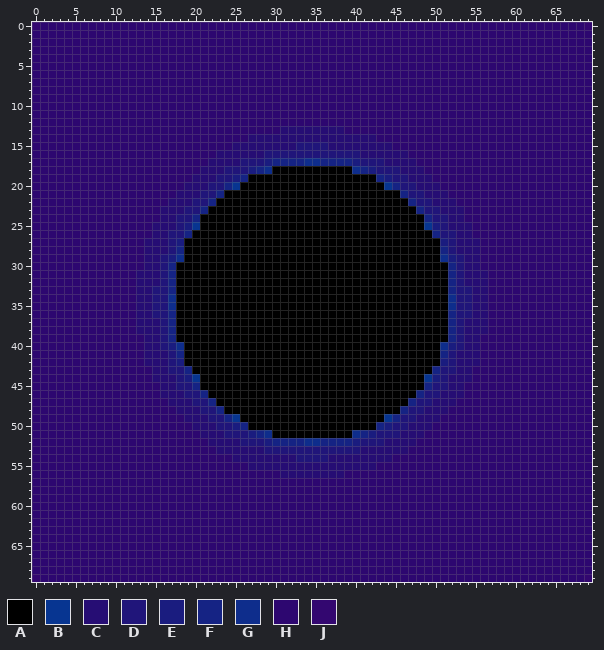
A sprite sheet gets an edit: set2.png. Above: the version before the commit.
The file is 70x70 pixels. Colours within 5 levels of each other are drawn and written as one.
Palette (. is transparent): A #000000  B #073591  C #260d74  D #20157a  E #1a1c7f  F #152384  G #0e2d8c  H #2d0770  J #330770
Once edited:
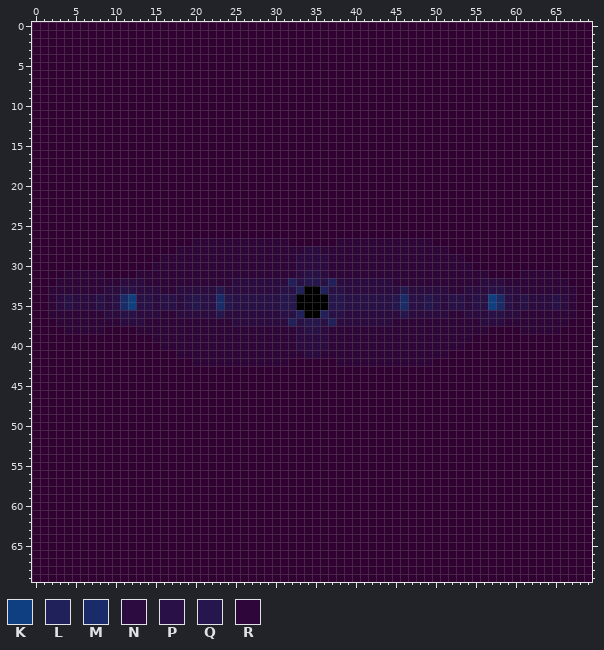
Colours new in this view: K #0f3e81  L #20205b  M #192b69  N #2c0b40  P #291047  Q #26164e  R #2f0639
Diff:
colour H: #2d0770 -> #320133
Changed rows in their new state; - is a pixel that keeps its letter.
first column x 0:
 0 H--------------------------------------------------------------------H
first column x 2:
13 -----------------------------HHHHHHHH-----------------------------
14 -------------------------HHHHHHHHHHHHHHHH-------------------------
15 -----------------------HHHHHHHHHHHHHHHHHHHH-----------------------
16 ---------------------HHHHHHHHHHHHHHHHHHHHHHHH---------------------
17 --------------------HHHHHHHHHHHHHHHHHHHHHHHHHH--------------------
18 -------------------HHHHHHHHHHHHHHHHHHHHHHHHHHHH-------------------
19 ------------------HHHHHHHHHHHHHHHHHHHHHHHHHHHHHH------------------
20 -----------------HHHHHHHHHHHHHHHHHHHHHHHHHHHHHHHH-----------------
21 ----------------HHHHHHHHHHHHHHHHHHHHHHHHHHHHHHHHHH----------------
22 ---------------HHHHHHHHHHHHHHHHHHHHHHHHHHHHHHHHHHHH---------------
23 --------------HHHHHHHHHHHHHHHHHHHHHHHHHHHHHHHHHHHHHH--------------
24 --------------HHHHHHHHHHHHHHHHHHHHHHHHHHHHHHHHHHHHHH--------------
25 -------------HHHHHHHHHHHHHHHHHHHHHHHHHHHHHHHHHHHHHHHH-------------
26 -------------HHHHHHHHHHHHHHHHHHHHHHHHHHHHHHHHHHHHHHHH-------------
27 ------------HHHHHHRRRRRRRRRRRRHHHHHHRRRRRRRRRRRRHHHHHH------------
28 ------------HHHHRRRRRRRRRRRRRRRRNNRRRRRRRRRRRRRRRRHHHH------------
29 ------------HHRRRRRRRRRRRRRRRRRNNNNRRRRRRRRRRRRRRRRRHH------------
30 ------------HRRRRRRRRRRRRRRRRRRNNNNRRRRRRRRRRRRRRRRRRH------------
31 --RRRRR----RRRRRRRRRRRRRRRRRRRRNPPNRRRRRRRRRRRRRRRRRRRR----RRRRR--
32 -RRRRRRRRNNNRRRRRRRRRRRNNNNNNNLPQQPLNNNNNNNRRRRRRRRRRRNNNRRRRRRRR-
33 RRRRRRRNNPPNNNRRNNNNNQNNNNNNNPPL--LPPNNNNNNNQNNNNNRRNNNPPNNRRRRRRR
34 RNPNNNPNPMKPPNPPNPQPPMQPPPPPPQQ----QQPPPPPPQMPPQPNPPNPPKMPNPNNNPNR
35 RNPNNNPNPMKPPNPPNPQPPMQPPPPPPQQ----QQPPPPPPQMPPQPNPPNPPKMPNPNNNPNR
36 RRRRRRRNNPPNNNRRNNNNNQNNNNNNNPPL--LPPNNNNNNNQNNNNNRRNNNPPNNRRRRRRR
37 -RRRRRRRRNNNRRRRRRRRRRRNNNNNNNLPQQPLNNNNNNNRRRRRRRRRRRNNNRRRRRRRR-
38 --RRRRR----RRRRRRRRRRRRRRRRRRRRNPPNRRRRRRRRRRRRRRRRRRRR----RRRRR--
39 ------------HRRRRRRRRRRRRRRRRRRNNNNRRRRRRRRRRRRRRRRRRH------------
40 ------------HHRRRRRRRRRRRRRRRRRNNNNRRRRRRRRRRRRRRRRRHH------------
41 ------------HHHHRRRRRRRRRRRRRRRRNNRRRRRRRRRRRRRRRRHHHH------------
42 ------------HHHHHHRRRRRRRRRRRRHHHHHHRRRRRRRRRRRRHHHHHH------------
43 -------------HHHHHHHHHHHHHHHHHHHHHHHHHHHHHHHHHHHHHHHH-------------
44 -------------HHHHHHHHHHHHHHHHHHHHHHHHHHHHHHHHHHHHHHHH-------------
45 --------------HHHHHHHHHHHHHHHHHHHHHHHHHHHHHHHHHHHHHH--------------
46 --------------HHHHHHHHHHHHHHHHHHHHHHHHHHHHHHHHHHHHHH--------------
47 ---------------HHHHHHHHHHHHHHHHHHHHHHHHHHHHHHHHHHHH---------------
48 ----------------HHHHHHHHHHHHHHHHHHHHHHHHHHHHHHHHHH----------------
49 -----------------HHHHHHHHHHHHHHHHHHHHHHHHHHHHHHHH-----------------
50 ------------------HHHHHHHHHHHHHHHHHHHHHHHHHHHHHH------------------
51 -------------------HHHHHHHHHHHHHHHHHHHHHHHHHHHH-------------------
52 --------------------HHHHHHHHHHHHHHHHHHHHHHHHHH--------------------
53 ---------------------HHHHHHHHHHHHHHHHHHHHHHHH---------------------
54 -----------------------HHHHHHHHHHHHHHHHHHHH-----------------------
55 -------------------------HHHHHHHHHHHHHHHH-------------------------
56 -----------------------------HHHHHHHH-----------------------------
first column x 0:
69 H--------------------------------------------------------------------H
